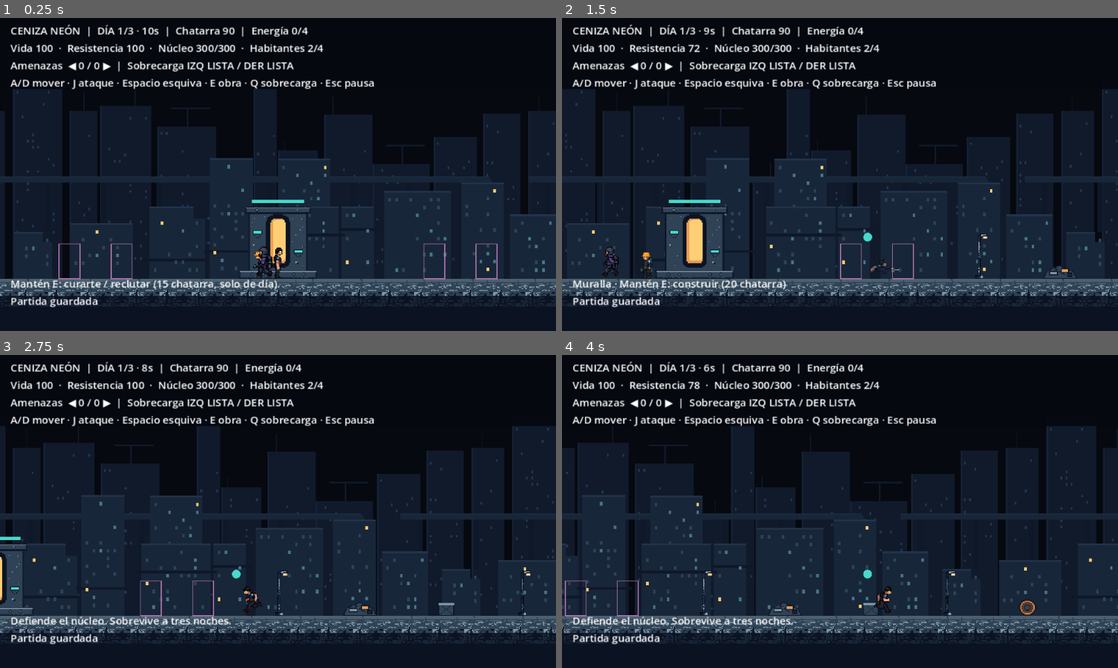
Above: before the commit, frames 1-4 (two rows, left to right).
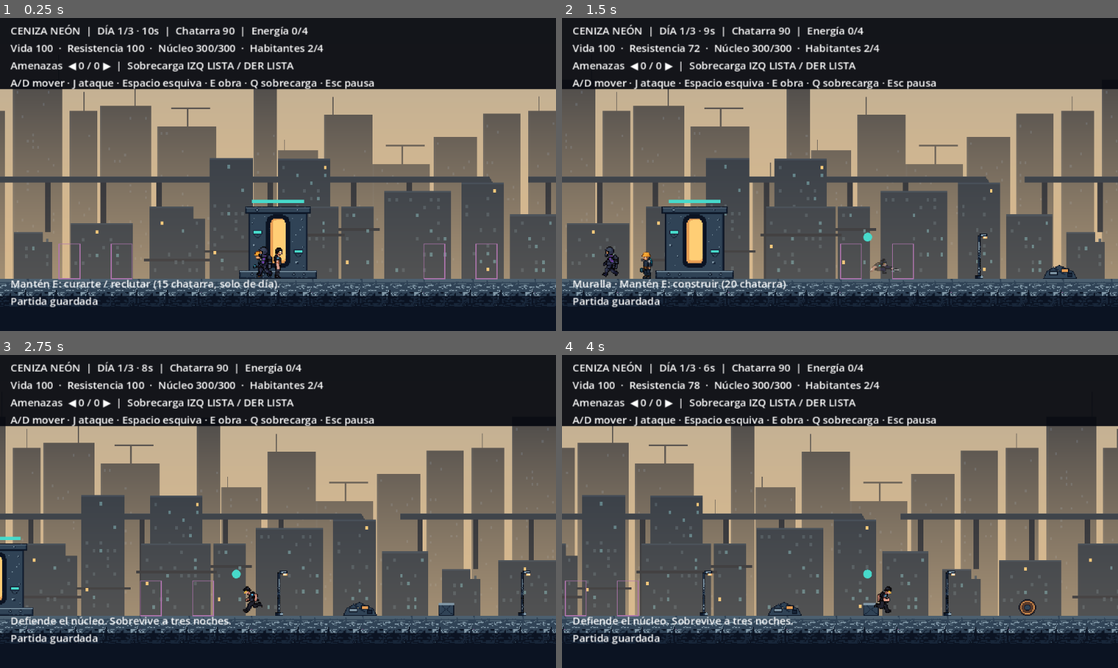
Above: after the commit, the same moments.

Repository: CarlosFloresDev/ceniza-neon
Game: Godot game, scene res://levels/main.tscn
The game is run twice, just before and just after one commit, with the same random seed, the same clock (stepped at 60 frames per second) and the same inputs.
Inputs (mouse positions are in pixels of both pictures, inside the frame that each line leads up to):
- Up to frame 1 (0.25 s): no input
- Up to frame 2 (1.5 s): move the mouse to (962, 158) at 0.52 s; hold J (attack) 0.53-1.28 s; hold D (move_right) from 0.53 s (still down); click (962, 158) at 0.67 s; move the mouse to (728, 190) at 1.27 s; tap Space (dodge) at 1.35 s
- Up to frame 3 (2.75 s): move the mouse to (333, 442) at 2.02 s; release D (move_right) at 2.03 s; hold A (move_left) from 2.03 s (still down); hold E (interact) from 2.03 s (still down)
- Up to frame 4 (4 s): move the mouse to (812, 574) at 2.77 s; release A (move_left) at 2.78 s; release E (interact) at 2.78 s; hold D (move_right) from 2.78 s (still down); tap J (attack) at 2.85 s; click (812, 574) at 2.92 s; move the mouse to (1006, 558) at 3.52 s; tap Space (dodge) at 3.6 s

The runs differ from the first frame. In frame 1, 58% of the frame differs, in the area x 0-100%, y 22-84%; in frame 2, 57%; in frame 3, 59%; in frame 4, 60%.

Commit message:
feat: ciclo de luz día/atardecer/noche
Cielo en degradado por fase, bruma atmosférica sobre las capas lejanas,
CanvasModulate para la luz del mundo, transiciones suaves y farolas que
se encienden desde el aviso y parpadean de vez en cuando.

Diff:
--- a/levels/district_view.gd
+++ b/levels/district_view.gd
@@ -10,6 +10,7 @@
 const BACKGROUND_MID: Texture2D = preload("res://assets/background/background_mid.png")
 ## Cuánto siguen las capas a la cámara: 1 queda fija en pantalla, 0 se mueve con el mundo.
 const FAR_FOLLOW: float = 0.8
+const MID_FOLLOW: float = 0.55
 ## Decoración fija del distrito: [textura, x]. Lejos de las obras (±180, ±240) y del núcleo.
 const PROPS: Array = [
 	[preload("res://assets/props/sign.png"), -880.0], [preload("res://assets/props/car.png"), -720.0],
@@ -21,28 +22,53 @@
 	[preload("res://assets/props/spool.png"), 700.0], [preload("res://assets/props/sign.png"), 860.0],
 ]
 const LAMP: Texture2D = preload("res://assets/props/lamp.png")
-const MID_FOLLOW: float = 0.55
+
+## Luz de cada fase: cielo arriba/abajo, bruma sobre las capas lejana/media, luz del mundo y farolas.
+const LIGHTING: Dictionary = {
+	"DÍA": {"sky_top": Color("7b93a6"), "sky_bottom": Color("d8b98e"), "far_haze": 0.62, "mid_haze": 0.3,
+		"world": Color(1.0, 1.0, 1.0), "lamps": 0.0},
+	"AVISO": {"sky_top": Color("3b3352"), "sky_bottom": Color("e07a4c"), "far_haze": 0.45, "mid_haze": 0.18,
+		"world": Color(1.0, 0.86, 0.78), "lamps": 0.7},
+	"NOCHE": {"sky_top": Color("05070d"), "sky_bottom": Color("16233a"), "far_haze": 0.12, "mid_haze": 0.0,
+		"world": Color(0.66, 0.72, 0.92), "lamps": 1.0},
+}
+## Segundos aproximados de cada transición entre fases.
+const TRANSITION_TIME: float = 2.5
+
+var light: Dictionary = LIGHTING["DÍA"].duplicate()
+var daylight: CanvasModulate = CanvasModulate.new()
+var time: float = 0.0
 
 func _ready() -> void:
 	texture_filter = CanvasItem.TEXTURE_FILTER_NEAREST
 	texture_repeat = CanvasItem.TEXTURE_REPEAT_ENABLED
+	get_parent().add_child.call_deferred(daylight)
+
+func _process(delta: float) -> void:
+	time += delta
+	if cycle == null:
+		return
+	var target: Dictionary = LIGHTING.get(cycle.phase, LIGHTING["DÍA"])
+	var weight: float = clampf(delta / TRANSITION_TIME * 3.0, 0.0, 1.0)
+	for key: String in light:
+		light[key] = lerp(light[key], target[key], weight)
+	daylight.color = light["world"]
 
 func _draw() -> void:
-	var night: bool = cycle.phase == "NOCHE"
-	var tint: Color = Color(0.6, 0.62, 0.78) if night else Color.WHITE
 	var camera: Camera2D = get_viewport().get_camera_2d()
 	var camera_x: float = camera.get_screen_center_position().x if camera != null else 0.0
-	_draw_layer(BACKGROUND_FAR, camera_x * FAR_FOLLOW, tint)
-	_draw_layer(BACKGROUND_MID, camera_x * MID_FOLLOW, tint)
-	for prop: Array in PROPS:
-		var texture: Texture2D = prop[0]
+	_draw_sky(camera_x)
+	_draw_layer(BACKGROUND_FAR, camera_x * FAR_FOLLOW)
+	_draw_haze(camera_x, light["far_haze"])
+	_draw_layer(BACKGROUND_MID, camera_x * MID_FOLLOW)
+	_draw_haze(camera_x, light["mid_haze"])
+	for index: int in range(PROPS.size()):
+		var texture: Texture2D = PROPS[index][0]
 		var size: Vector2 = texture.get_size()
-		var top_left: Vector2 = Vector2(roundf(prop[1] - size.x / 2.0), FLOOR_Y - size.y)
-		if night and texture == LAMP:  # halo de la farola encendida
-			var bulb: Vector2 = top_left + Vector2(size.x - 4.0, 4.0)
-			for ring: int in range(3):
-				draw_circle(bulb, 26.0 - ring * 8.0, Color(1.0, 0.81, 0.46, 0.05 + ring * 0.04))
-		draw_texture(texture, top_left, tint)
+		var top_left: Vector2 = Vector2(roundf(PROPS[index][1] - size.x / 2.0), FLOOR_Y - size.y)
+		if texture == LAMP and light["lamps"] > 0.05:
+			_draw_lamp_glow(top_left + Vector2(size.x - 4.0, 4.0), index)
+		draw_texture(texture, top_left)
 	draw_rect(Rect2(-960, FLOOR_Y, 1920, 80), Color("0b1322"))
 	draw_texture_rect(GROUND, Rect2(-960, FLOOR_Y, 1920, GROUND.get_height()), true)
 	if is_instance_valid(player) and player.health > 0:
@@ -50,7 +76,38 @@
 	for beam: Dictionary in defenses.beams:
 		draw_line(beam.from, beam.to, Color("ffce75"), 2.0)
 
-func _draw_layer(texture: Texture2D, offset_x: float, tint: Color) -> void:
+func _draw_sky(camera_x: float) -> void:
+	var left: float = camera_x - 400.0
+	var right: float = camera_x + 400.0
+	var top: float = -420.0
+	var horizon: float = FLOOR_Y
+	var points: PackedVector2Array = [Vector2(left, top), Vector2(right, top), Vector2(right, horizon), Vector2(left, horizon)]
+	var colors: PackedColorArray = [light["sky_top"], light["sky_top"], light["sky_bottom"], light["sky_bottom"]]
+	draw_polygon(points, colors)
+
+func _draw_haze(camera_x: float, amount: float) -> void:
+	# Perspectiva atmosférica: de día lo lejano se aclara hacia el color del horizonte.
+	if amount <= 0.01:
+		return
+	var haze: Color = light["sky_bottom"]
+	var top: Color = Color(haze, 0.0)
+	var bottom: Color = Color(haze, amount)
+	var points: PackedVector2Array = [Vector2(camera_x - 400.0, -100.0), Vector2(camera_x + 400.0, -100.0),
+		Vector2(camera_x + 400.0, FLOOR_Y), Vector2(camera_x - 400.0, FLOOR_Y)]
+	draw_polygon(points, [top, top, bottom, bottom])
+
+func _draw_lamp_glow(bulb: Vector2, index: int) -> void:
+	# Parpadeo ocasional distinto por farola, sin aleatoriedad: depende del tiempo y del índice.
+	var flicker: float = 1.0
+	var phase: float = fmod(time * 0.7 + index * 1.37, 6.0)
+	if phase < 0.25:
+		flicker = 0.35 if int(phase * 40.0) % 2 == 0 else 1.0
+	var strength: float = light["lamps"] * flicker
+	for ring: int in range(3):
+		draw_circle(bulb, 26.0 - ring * 8.0, Color(1.0, 0.81, 0.46, (0.05 + ring * 0.04) * strength))
+	draw_rect(Rect2(bulb - Vector2(2, 1), Vector2(4, 2)), Color(1.0, 0.9, 0.6, strength))
+
+func _draw_layer(texture: Texture2D, offset_x: float) -> void:
 	var width: float = texture.get_width()
 	var start: float = roundf(offset_x - width * 3.0)
-	draw_texture_rect(texture, Rect2(start, FLOOR_Y - texture.get_height(), width * 6.0, texture.get_height()), true, tint)
+	draw_texture_rect(texture, Rect2(start, FLOOR_Y - texture.get_height(), width * 6.0, texture.get_height()), true)
